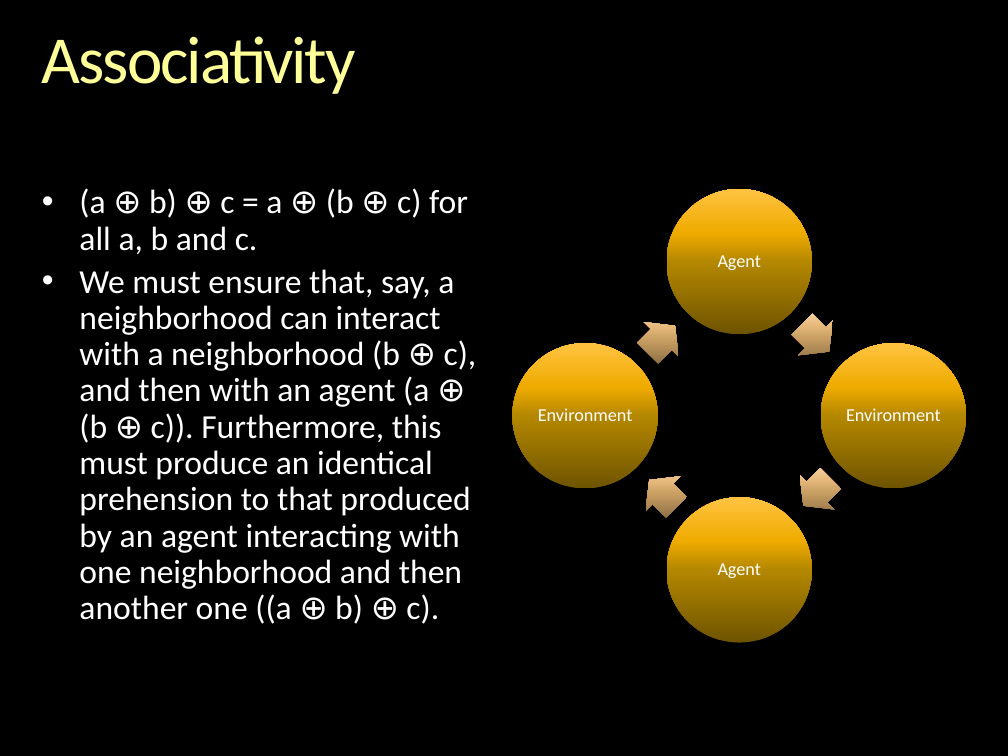
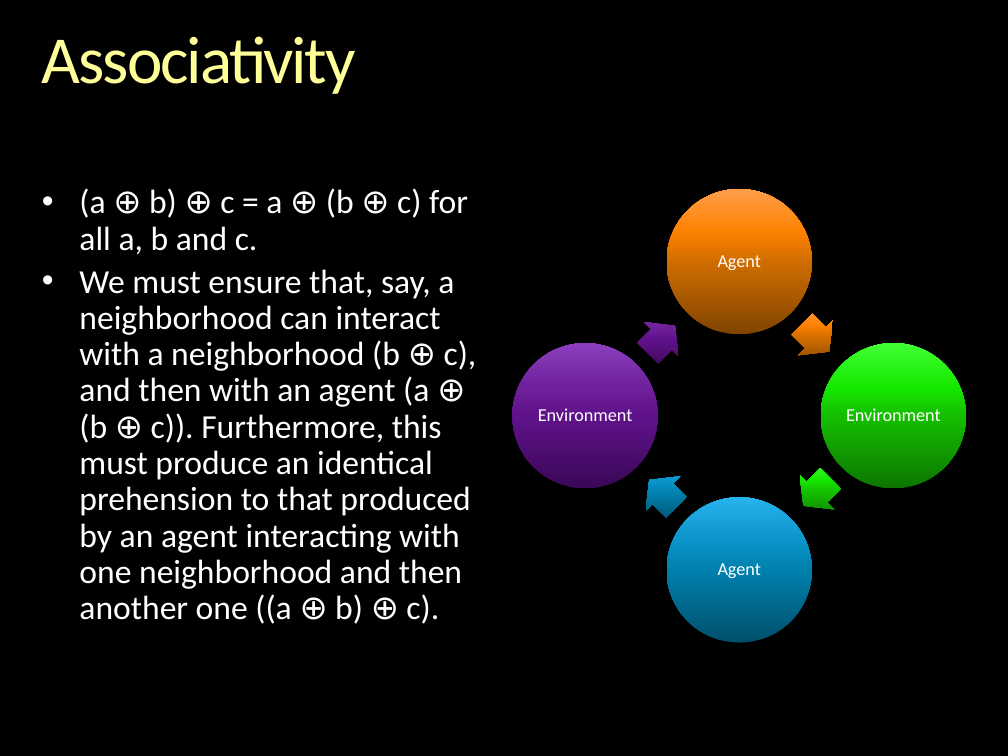
Before and after one commit to gcallah/indras_net, a slide deck: slide 15 of docs/ABMsAsAlgebraic.pptx. Drawn at 1008x756 pixels with LibreOffice and Linux fonts; fonts in the diff are those of the drawing; background and template pictures are left out. Boxes give left, top, right and bottom in pixels: in the first picture for what was removed or moved away, otherwise in the second. Text is boxed around its words. In the diff, an @@ line names an element or a change of style, - is before the commit and + after.

```diff
--- a/docs/ABMsAsAlgebraic.pptx
+++ b/docs/ABMsAsAlgebraic.pptx
@@ ellipse at (x1=666, y1=190, x2=811, y2=335): fill gradient #705400 to #B48800 to #F0AC00 to #FFC342 to gradient #824400 to #D16D00 to #FE8100 to #FFA04B @@
@@ right arrow at (x1=630, y1=308, x2=692, y2=370): fill gradient #7E633C to #C99F64 to #E6BA7C to #FFDEB0 to gradient #3C0958 to #5F128B to #6F229C to #8B3FBD @@
@@ right arrow at (x1=784, y1=307, x2=846, y2=369): fill gradient #7E633C to #C99F64 to #E6BA7C to #FFDEB0 to gradient #824400 to #D16D00 to #FE8100 to #FFA04B @@
@@ ellipse at (x1=512, y1=343, x2=657, y2=488): fill gradient #705400 to #B48800 to #F0AC00 to #FFC342 to gradient #3C0958 to #5F128B to #6F229C to #8B3FBD @@
@@ ellipse at (x1=821, y1=343, x2=966, y2=488): fill gradient #705400 to #B48800 to #F0AC00 to #FFC342 to gradient #0C7700 to #14C000 to #15EA00 to #42FF35 @@
@@ right arrow at (x1=632, y1=462, x2=694, y2=524): fill gradient #7E633C to #C99F64 to #E6BA7C to #FFDEB0 to gradient #004F6C to #0080AE to #0B94C9 to #29B3EF @@
@@ right arrow at (x1=785, y1=461, x2=847, y2=523): fill gradient #7E633C to #C99F64 to #E6BA7C to #FFDEB0 to gradient #0C7700 to #14C000 to #15EA00 to #42FF35 @@
@@ ellipse at (x1=666, y1=497, x2=811, y2=642): fill gradient #705400 to #B48800 to #F0AC00 to #FFC342 to gradient #004F6C to #0080AE to #0B94C9 to #29B3EF @@
```
Also in this commit, not shown: 4 other slides changed, 8 slides added, 1 other file.
